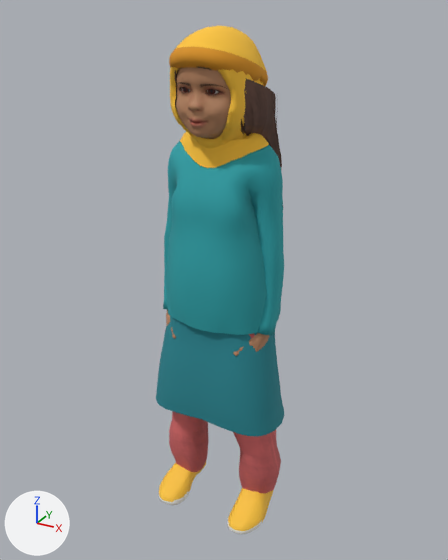
A saved change to the glTF model public/assets/cast/player-realistic.glb.
Rendered twice from a camera (50 mm lens) standing at (0.604, -1.105, 1.136) and looking at (-0.001, -0.005, 0.586). Lighting does not change. The marker at lower left points along +X, +Y and +Z. The older version comes first. Vertices at exactly the same position are counted once.

The older version as bpy lines, for what is in view:
```python
me_player_beanie_knit = bpy.data.meshes.new('player_beanie_knit')
me_player_beanie_knit.from_pydata(...)  # 473 vertices, 848 faces; spans x -0.089..0.089, y -0.129..0.067, z 0.977..1.105
# faces by material slot: [364, 484]
me_player_beanie_knit.materials.append(mat_player_gold)  # yellow #ffc73c
me_player_beanie_knit.materials.append(mat_player_gold_dark)  # orange #dd9521
me_player_body = bpy.data.meshes.new('player_body')
me_player_body.from_pydata(...)  # 5078 vertices, 10070 faces; spans x -0.129..0.129, y -0.126..0.055, z 0.417..1.098
me_player_body.materials.append(mat_player_skin)
me_player_top = bpy.data.meshes.new('player_top')
me_player_top.from_pydata(...)  # 1250 vertices, 2408 faces; spans x -0.142..0.142, y -0.119..0.086, z 0.496..0.912
me_player_top.materials.append(mat_player_teal)
ob_player_beanie_knit = bpy.data.objects.new('player_beanie_knit', me_player_beanie_knit)
ob_player_beanie_knit.location = (0.0, 0.0, 0.0)
ob_player_body = bpy.data.objects.new('player_body', me_player_body)
ob_player_body.location = (0.0, 0.0, 0.0)
ob_player_top = bpy.data.objects.new('player_top', me_player_top)
ob_player_top.location = (0.0, 0.0, 0.0)
# also in view: 'player_shoes' at (0.0, -0.046, 0.039); 'player_hair_girl_long' at (0.0, -0.008, 0.804); 'player_scarf_drape' at (0.0, -0.016, 0.888); 'player_trousers' at (0.001, -0.018, 0.322); 'player_scarf_wrap' at (0.0, -0.028, 0.979)
```
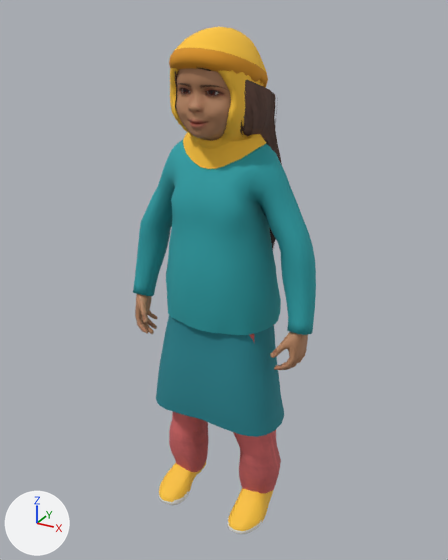
What differs and where, as boxes (x1, y1, x2, y2) in the pictures (448 x 560 px; the box of a moved part takes in the faces that stretch with it):
'player_top', reshaped (51% wider)
    before: (163, 141, 284, 335)
    after: (133, 140, 316, 335)
'player_body', reshaped (67% wider)
    before: (166, 67, 269, 356)
    after: (135, 68, 308, 370)
part 1 of me_player_body, moved or reshaped
    before: (233, 333, 269, 356)
    after: (270, 332, 308, 370)
part 2 of me_player_body, moved or reshaped (mostly hidden before)
    before: (166, 310, 176, 339)
    after: (135, 294, 158, 334)

Patch to the scene script:
```diff
--- a/public/assets/cast/player-realistic.glb.py
+++ b/public/assets/cast/player-realistic.glb.py
@@ me_player_body @@
 # used by ob_player_body; location = (0.0, 0.0, 0.0)
-me_player_body.from_pydata(...)  # 5078 vertices, 10070 faces; spans x -0.129..0.129, y -0.126..0.055, z 0.417..1.098
+me_player_body.from_pydata(...)  # 5078 vertices, 10070 faces; spans x -0.212..0.212, y -0.125..0.055, z 0.433..1.096
+# me_player_body part 1: 588 of 5078 vertices moved; they spanned x 0.067..0.129, y -0.098..-0.012, z 0.417..0.549 and now span x 0.153..0.212, y -0.092..-0.012, z 0.433..0.57; mean shift (0.09, 0.002, 0.019); largest move (0.081, -0.018, 0.434) -> (0.179, -0.015, 0.452)
+# me_player_body part 2: 574 of 5078 vertices moved; they spanned x -0.129..-0.067, y -0.098..-0.012, z 0.417..0.549 and now span x -0.212..-0.153, y -0.092..-0.012, z 0.433..0.57; mean shift (-0.09, 0.002, 0.019); largest move (-0.072, -0.036, 0.419) -> (-0.189, -0.024, 0.463)
+# other edits to the shape of me_player_body do not show in these pictures
 me_player_body.materials.append(mat_player_skin)
@@ me_player_top @@
 # used by ob_player_top; location = (0.0, 0.0, 0.0)
-me_player_top.from_pydata(...)  # 1250 vertices, 2408 faces; spans x -0.142..0.142, y -0.119..0.086, z 0.496..0.912
+me_player_top.from_pydata(...)  # 1250 vertices, 2408 faces; spans x -0.221..0.221, y -0.118..0.085, z 0.508..0.91
+# me_player_top part 3: 1250 of 1250 vertices moved; they spanned x -0.142..0.142, y -0.119..0.086, z 0.496..0.912 and now span x -0.221..0.221, y -0.118..0.085, z 0.508..0.91; mean shift (0.0, 0.0, 0.007)
 me_player_top.materials.append(mat_player_teal)
```
